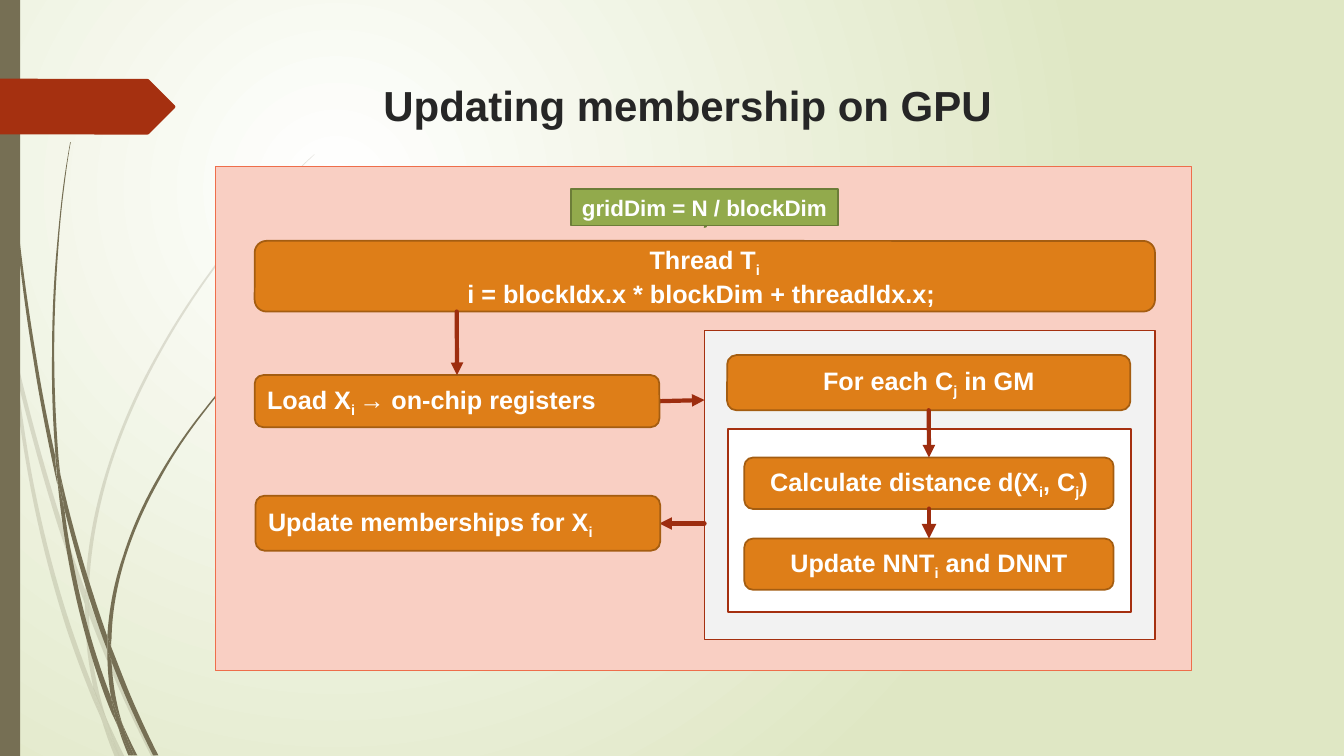
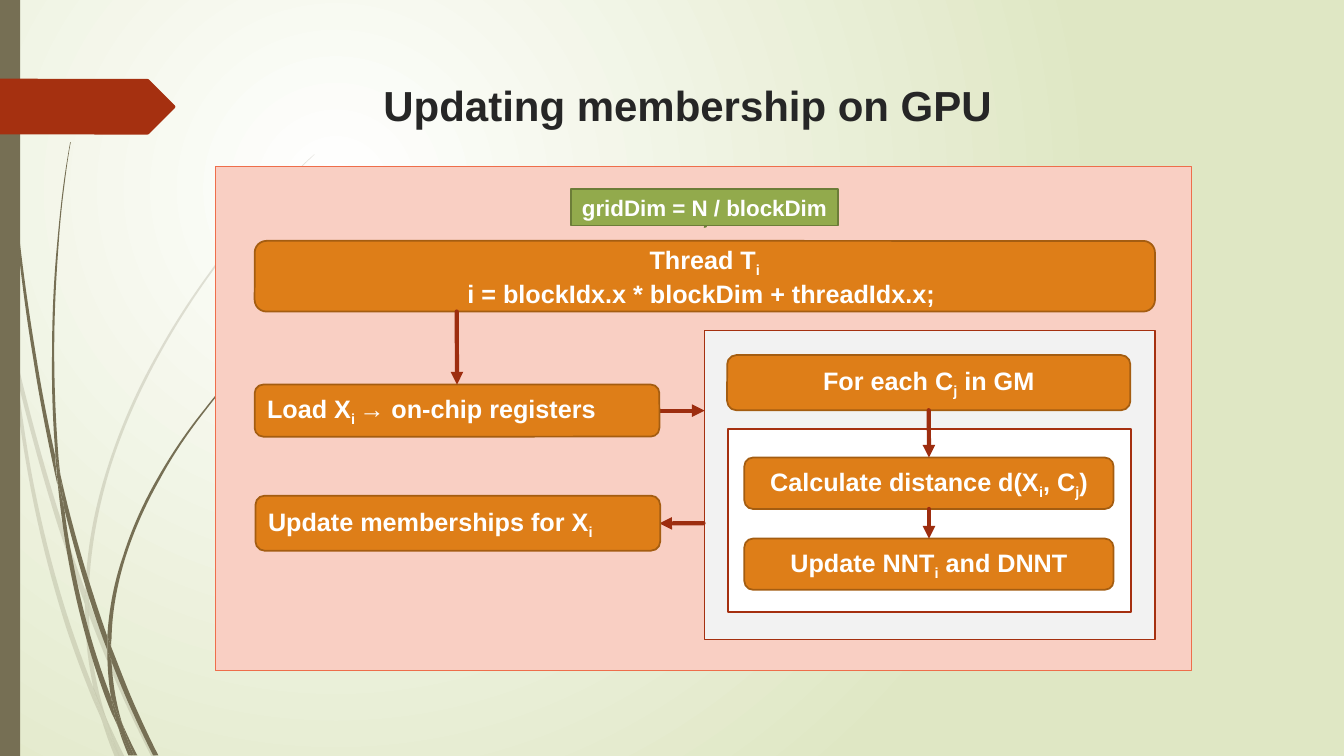
Before and after one commit to trungvdhp/master-ntou, a slide deck: slide 8 of ImageProcessing/Speeding up GFKM.pptx. Drawn at 1344x756 pixels with LibreOffice and Linux fonts; fonts in the diff are those of the drawing. Boxes give left, top, right and bottom in pixels: in the first picture for what was removed or moved away, otherwise in the second. Text is boxed around its words. In the diff, an @@ line names an element or a change of style, - is before the commit and + after.

```diff
--- a/ImageProcessing/Speeding up GFKM.pptx
+++ b/ImageProcessing/Speeding up GFKM.pptx
@@ arrow moved from (457, 312) - (457, 375) to (457, 312) - (457, 385) @@
@@ rounded rectangle "Load Xi → on-chip registers": place and size @@
-rounded rectangle "Load Xi → on-chip registers" at [255,375,660,427]
+rounded rectangle "Load Xi → on-chip registers" at [255,385,660,438]
@@ arrow moved from (659, 401) - (705, 400) to (659, 410) - (705, 410) @@
@@ arrow (930, 509) - (930, 538): stroke #9E2E0F 3.5 pt to #9E2E0F 3 pt @@
```
Also in this commit, not shown: 7 other slides changed, 4 slides added.
